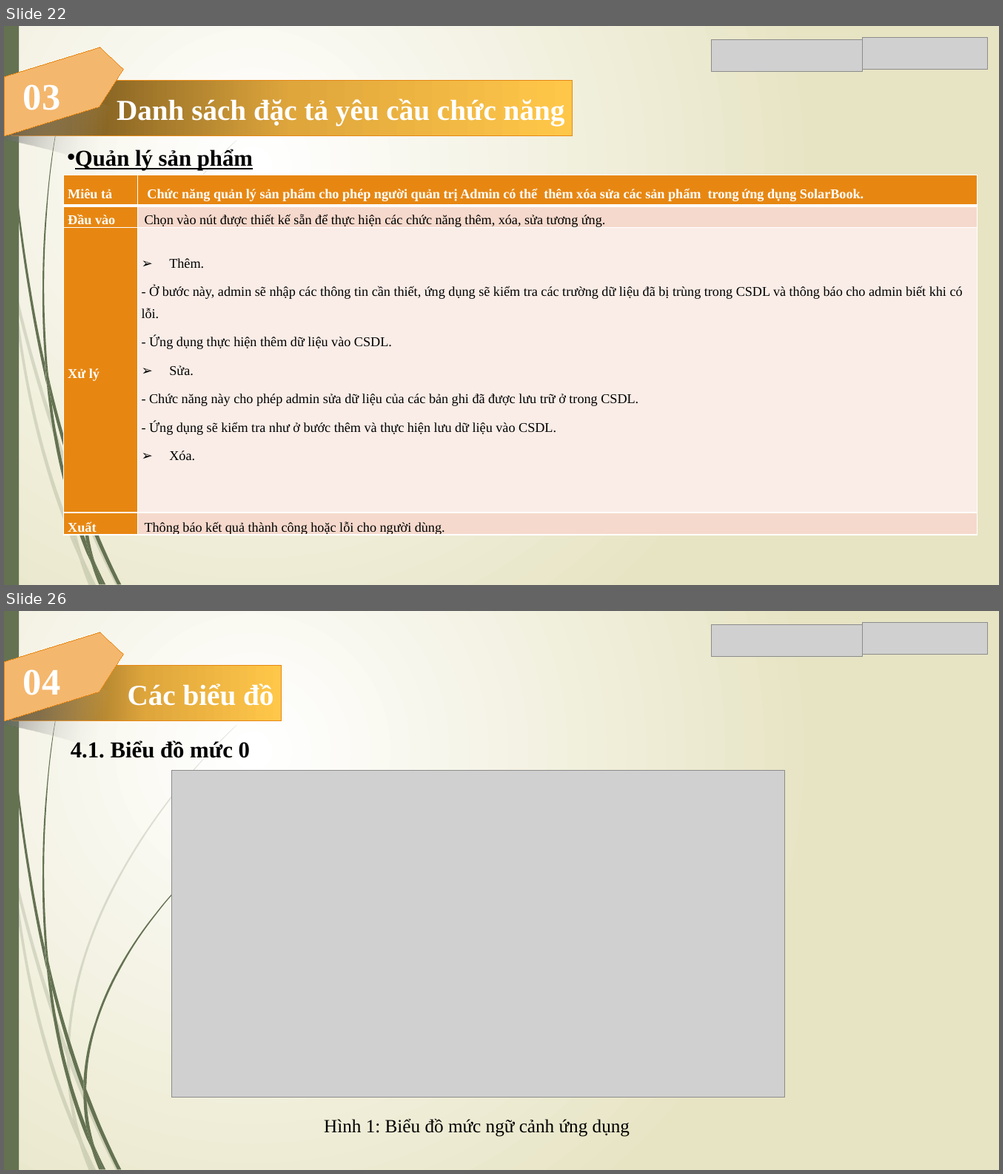
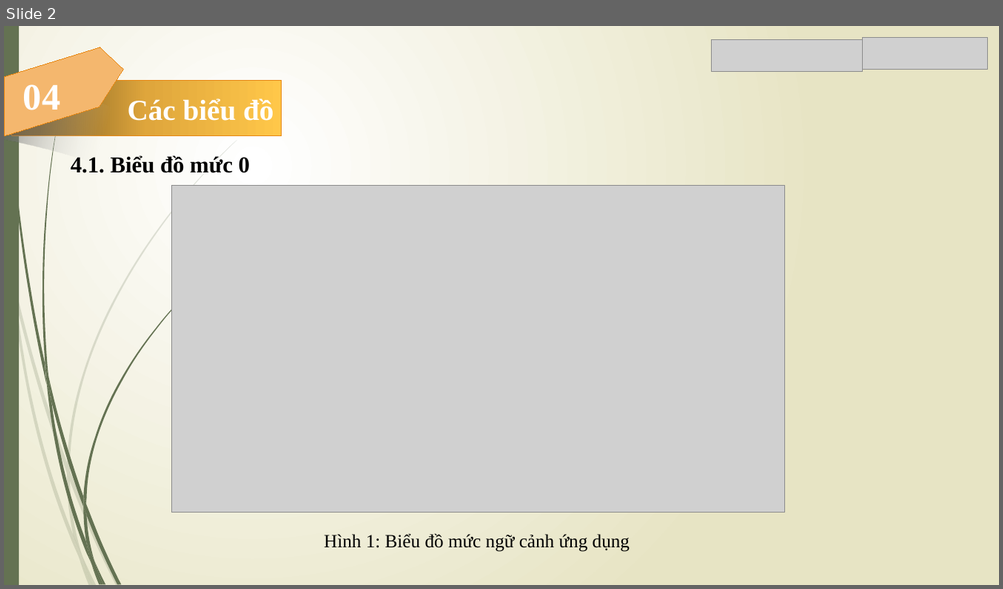
Before and after one commit to Trong-Nhan/Do_An_Ky_Cuoi, a slide deck: Slide Đồ Án.pptx. Shown one above the other, each under a label of ours: slides 22 and 26 before the commit, slide 2 after it; the slides between them are not shown. The pictures are 1003x1174 and 1003x589 pixels, drawn with LibreOffice and Linux fonts; fonts in the diff are those of the drawing; grey boxes stand for pictures. Boxes give left, top, right and bottom in pixels: in the first picture for what was removed or moved away, otherwise in the second. Text is boxed around its words. In the diff, an @@ line names an element or a change of style, - is before the commit and + after.

Commit message:
commit
chỉnh sửa lại slide lại cho ngắn gọn, đủ nói trong 10 phút trình bày, chỉnh sửa lại các sơ đồ trong slide cho chính xác

```diff
--- a/Slide Đồ Án.pptx
+++ b/Slide Đồ Án.pptx
@@ slide 22 removed at [4,26,999,585], background gradient #FFFFFF to #E8E6C4; not listed: 24 template elements that a slide beside it also shows @@
@@ freeform shape removed at [4,47,123,136] @@
@@ picture removed at [711,39,862,72] @@
@@ picture removed at [862,38,988,70] @@
@@ freeform shape removed at [4,86,179,192] @@
@@ rectangle removed at [12,81,572,136] @@
-Danh sách đặc tả yêu cầu chức năng
@@ text removed at [23,84,60,110] @@
-03
@@ text removed at [75,149,253,170] @@
-• Quản lý sản phẩm
@@ table removed at [64,175,977,540], 4 rows, 2 columns @@
-Miêu tả | Chức năng quản lý sản phẩm cho phép người quản trị Admin có thể thêm xóa sửa các sản phẩm trong ứng dụng SolarBook.
-Đầu vào | Chọn vào nút được thiết kế sẵn để thực hiện các chức năng thêm, xóa, sửa tương ứng.
-Xử lý | Thêm. / - Ở bước này, admin sẽ nhập các thông tin cần thiết, ứng dụng sẽ kiểm tra các trường dữ liệu đã bị trùng trong CSDL và thông báo cho admin biết khi có lỗi. / - Ứng dụng thực hiện thêm dữ liệu vào CSDL. / Sửa. / - Chức năng này cho phép admin sửa dữ liệu của các bản ghi đã được lưu trữ ở trong CSDL. / - Ứng dụng sẽ kiểm tra như ở bước thêm và thực hiện lưu dữ liệu vào CSDL. / Xóa.
-Xuất | Thông báo kết quả thành công hoặc lỗi cho người dùng.
@@ what was slide 26 is now slide 2 @@
```
Also in this commit, not shown: 48 other slides removed, 2 other files.
